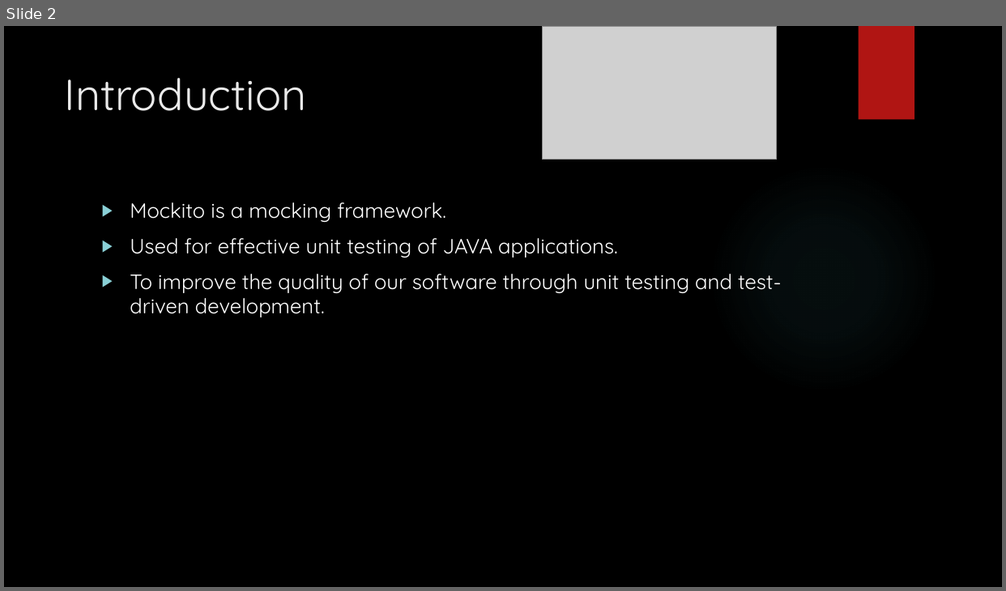
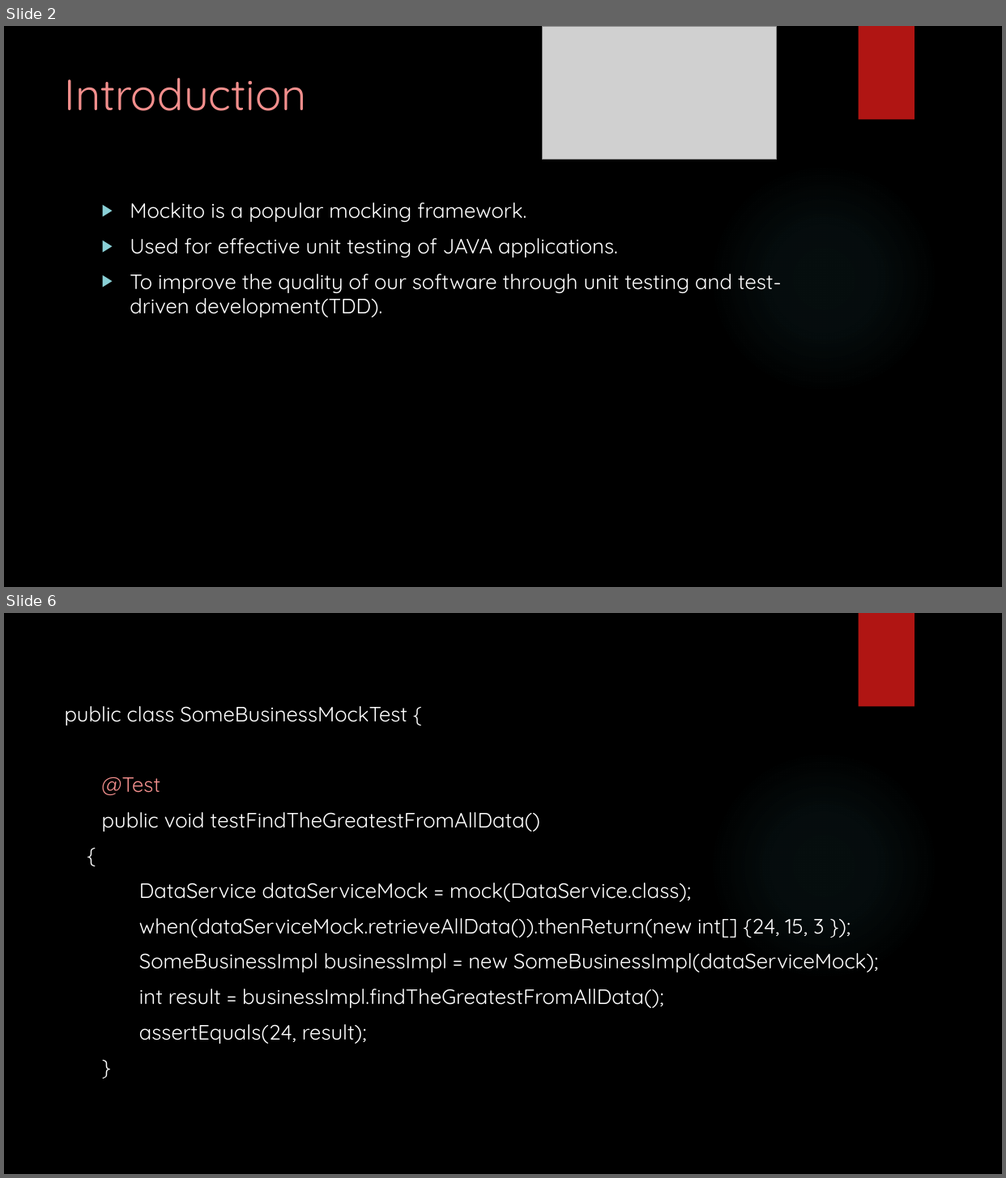
Before and after one commit to rasjaisw/training, a slide deck: assignments/Rashmi_jaiswal.pptx. Shown one above the other, each under a label of ours: slide 2 before the commit, slides 2 and 6 after it; the slides between them are not shown. The pictures are 1006x591 and 1006x1178 pixels, drawn with LibreOffice and Linux fonts; fonts in the diff are those of the drawing; grey boxes stand for pictures; background and template pictures are left out. Boxes give left, top, right and bottom in pixels: in the first picture for what was removed or moved away, otherwise in the second. Text is boxed around its words. In the diff, an @@ line names an element or a change of style, - is before the commit and + after.

Commit message:
rashmi mockito ppt

```diff
--- a/assignments/Rashmi_jaiswal.pptx
+++ b/assignments/Rashmi_jaiswal.pptx
@@ slide 6 added at (4, 613, 1002, 1174), background picture (left out); not listed: 2 template elements that a slide beside it also shows @@
@@ text added at (65, 706, 878, 1044), 20 pt, text #FFFFFF @@
+public class SomeBusinessMockTest {
+@Test
+public void testFindTheGreatestFromAllData()
+{
+DataService dataServiceMock = mock(DataService.class);
+when(dataServiceMock.retrieveAllData()).thenReturn(new int[] {24, 15, 3 });
+SomeBusinessImpl businessImpl = new SomeBusinessImpl(dataServiceMock);
+int result = businessImpl.findTheGreatestFromAllData();
+assertEquals(24, result);
+}
@@ slide 2 changed as well @@
@@ title "Introduction" at (65, 78, 307, 111): text colour #EBEBEB to #F38F8D @@
@@ text at (130, 203, 526, 222): text changed @@
-▶ Mockito is a mocking framework.
+▶ Mockito is a popular mocking framework.
@@ text at (130, 274, 782, 318): text changed @@
-▶ To improve the quality of our software through unit testing and test-driven development.
+▶ To improve the quality of our software through unit testing and test-driven development(TDD).
```
Also in this commit, not shown: 5 other slides changed, 8 other slides added, 9 slides removed.
